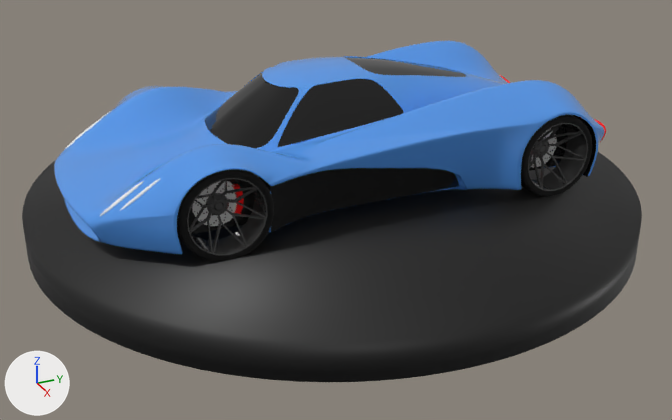
One commit to the glTF model location_based/assets/pc2.gltf: the scene before it, then after it.
Rendered twice from a 50 mm camera at (5.76, -2.56, 2.89) aimed at (0.2, -0.06, 0.11). The axes (+X, +Y, +Z) are drawn at lower left. The lights are the same throughout. Where no turn or scale is listed for an object, it has been applied to the vertices.

Names of what the first picture shows: 'pc2_wheel_lowres'.
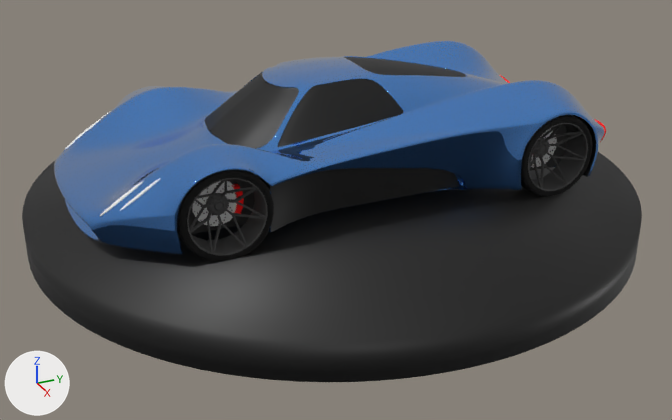
The edits, one by one:
In material 'Material' (mat_material), coat_weight is now set to 1.0.
In material 'Material' (mat_material), metallic goes from 0.0 to 0.969.
In material 'Material.001' (mat_material_001), roughness goes from 0.0 to 0.5.
In material 'Material.006' (mat_material_006), roughness goes from 0.0 to 0.5.

Location of each change, [x1, y1, x2, y2] in pixels of the pictures (672 x 420 px):
'pc2_wheel_lowres', surface changed
    both: [51, 41, 606, 258]
